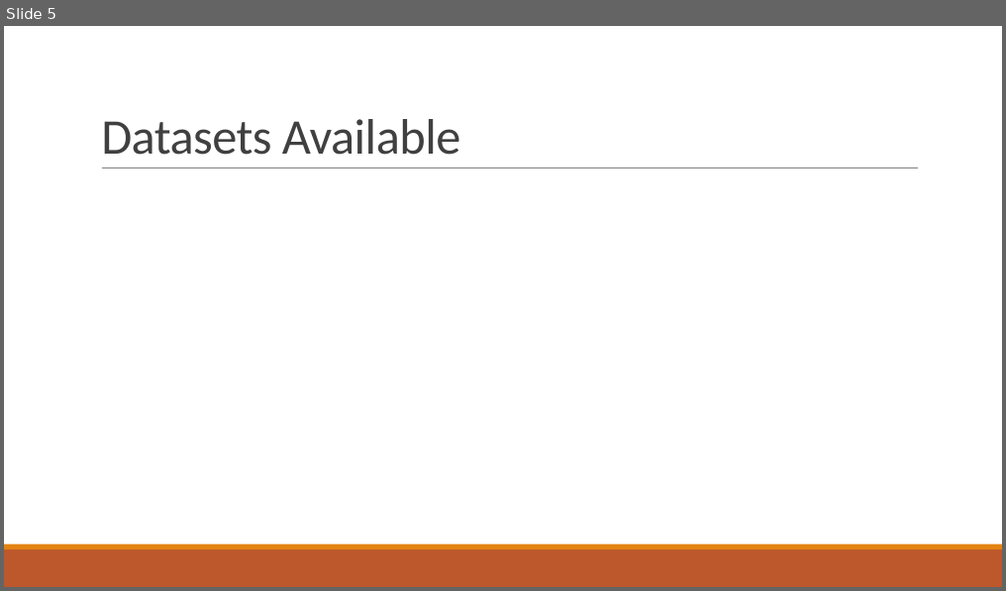
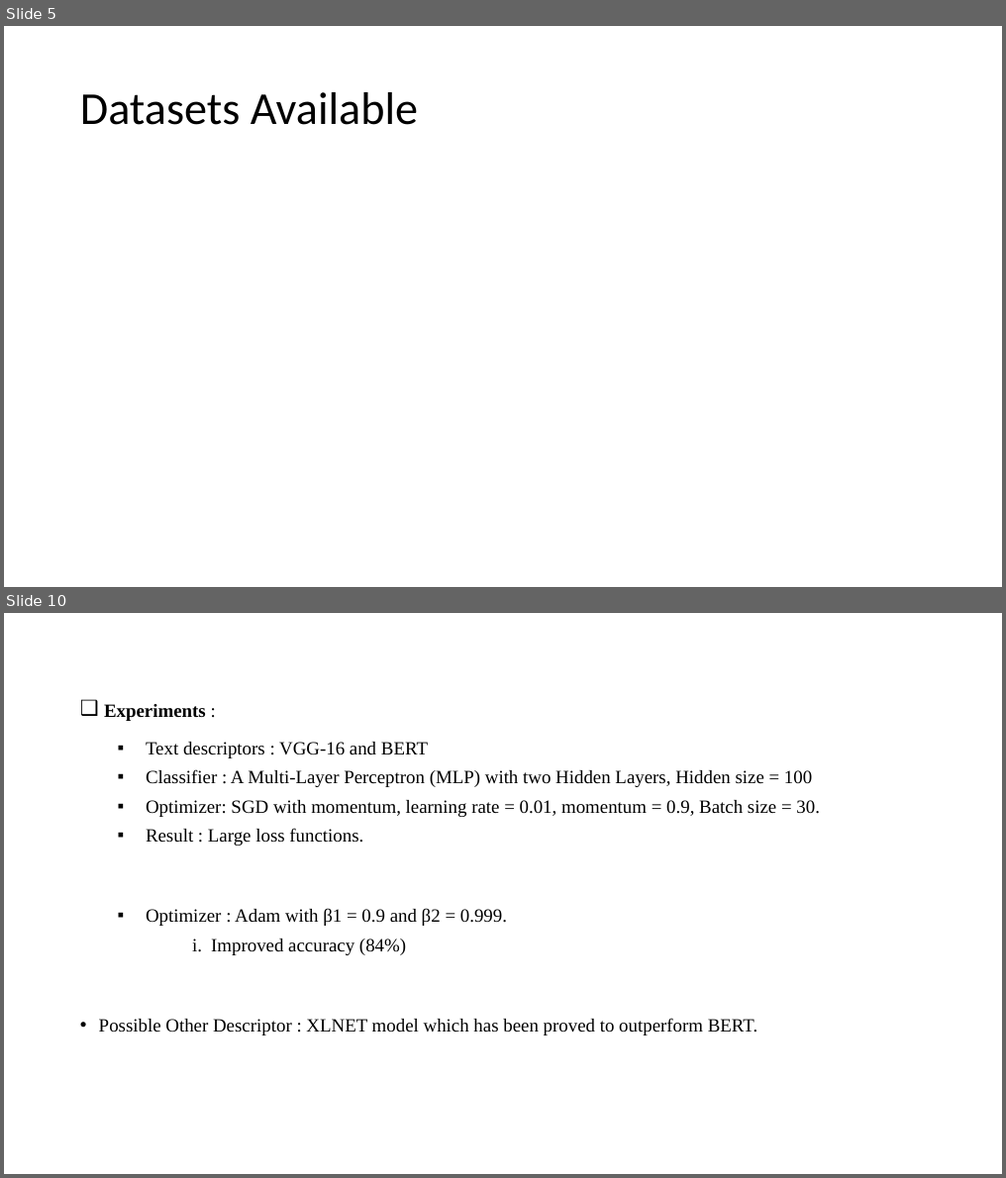
Before and after one commit to VarunBohara/Mini-Project-Documents, a slide deck: Literature Survey.pptx. Shown one above the other, each under a label of ours: slide 5 before the commit, slides 5 and 10 after it; the slides between them are not shown. The pictures are 1006x591 and 1006x1178 pixels, drawn with LibreOffice and Linux fonts; fonts in the diff are those of the drawing. Boxes give left, top, right and bottom in pixels: in the first picture for what was removed or moved away, otherwise in the second. Text is boxed around its words. In the diff, an @@ line names an element or a change of style, - is before the commit and + after.

```diff
--- a/Literature Survey.pptx
+++ b/Literature Survey.pptx
@@ slide 10 added at [4,613,1002,1174], background #FFFFFF @@
@@ text added at [99,704,820,1036], 18 pt, text #000000 @@
+❑ Experiments :
+  ▪ Text descriptors : VGG-16 and BERT
+  ▪ Classifier : A Multi-Layer Perceptron (MLP) with two Hidden Layers, Hidden size = 100
+  ▪ Optimizer: SGD with momentum, learning rate = 0.01, momentum = 0.9, Batch size = 30.
+  ▪ Result : Large loss functions.
+  ▪ Optimizer : Adam with β1 = 0.9 and β2 = 0.999.
+      i. Improved accuracy (84%)
+• Possible Other Descriptor : XLNET model which has been proved to outperform BERT.
@@ slide 5 changed as well @@
@@ title "Datasets Available": place and size @@
-title "Datasets Available" at [101,119,460,155]
+title "Datasets Available" at [80,92,418,125]
@@ title "Datasets Available" at [80,92,418,125]: size 48 to 44 pt, text colour #404040 to #000000, letter spacing -0.5 to 0 pt; line spacing 0.85 to 0.9; vertical alignment bottom to middle @@
@@ line removed from (102, 169) to (918, 169) @@
@@ rectangle removed at [4,550,1002,587] @@
@@ rectangle removed at [4,545,1002,550] @@
```
Also in this commit, not shown: 4 other slides changed, 13 other slides added, 2 slides removed.
